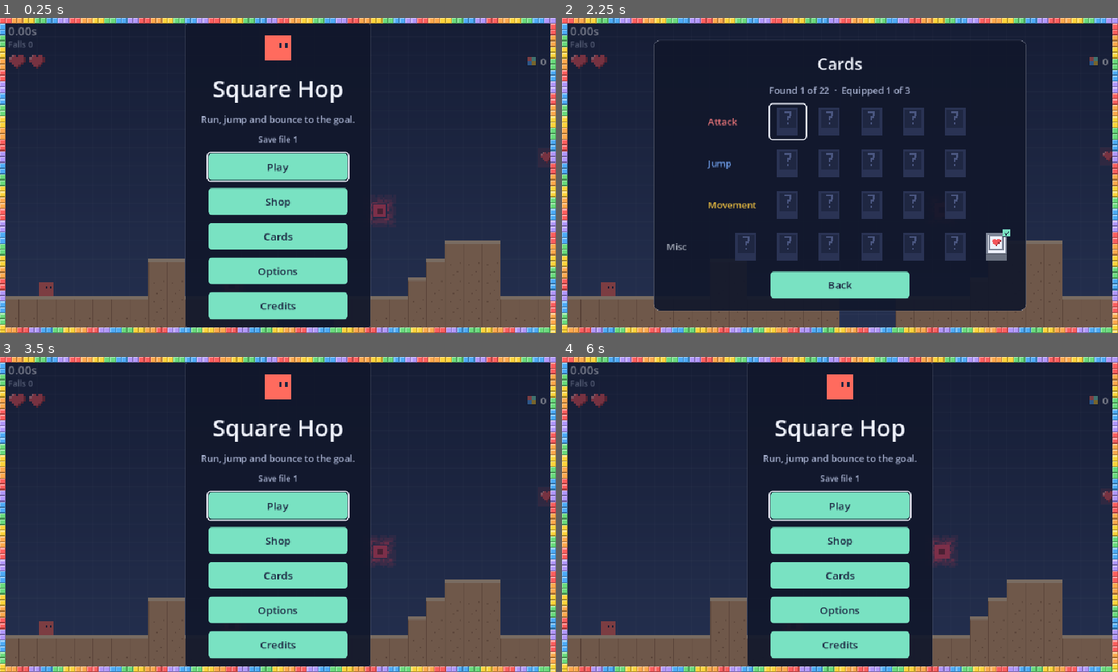
Above: before the commit, frames 1-4 (two rows, left to right).
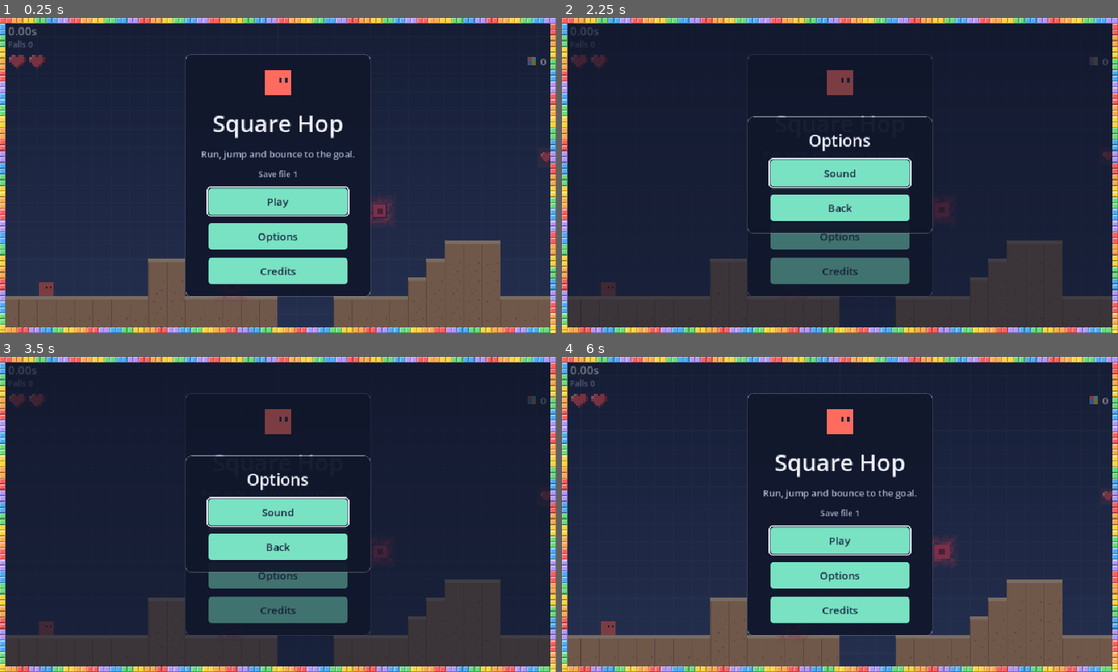
Above: after the commit, the same moments.

Repository: Wut-Lab/Gdtest
Game: Godot game, scene res://scenes/main.tscn
Two runs of this game, one before a commit and one after it. Both use one fixed random seed, a clock stepped at 60 frames per second and the inputs below.
Inputs (mouse positions are in pixels of both pictures, inside the frame that each line leads up to):
- Up to frame 1 (0.25 s): no input
- Up to frame 2 (2.25 s): click (840, 200) at 0.5 s, where only the run before the commit has a clickable "Shop"; click "Back" at 1.25 s; click (840, 235) at 2 s, where only the run before the commit has a clickable "Cards"
- Up to frame 3 (3.5 s): click "Back" (after the commit: "Credits") at 2.75 s
- Up to frame 4 (6 s): click "Credits" at 3.5 s; click "Back" at 4.25 s; click "Play" at 5 s; click "Back" at 5.75 s

The runs differ from the first frame. In frame 1, 8.9% of the frame differs, in the area x 33-67%, y 1-99%; in frame 2, 26%, in the area x 1-99%, y 2-99%; in frame 3, 23%; in frame 4, 8.9%.

Commit message:
Add Square Hub Town: walk to the Dungeon, Shop and Card Hall; main menu is now Play, Options, Credits
Co-Authored-By: Claude Opus 5.5 <noreply@anthropic.com>
Claude-Session: https://claude.ai/code/session_013BExeNvw9cRKcGMw9Cx8kr

Diff:
--- a/scripts/hud.gd
+++ b/scripts/hud.gd
@@ -9,6 +9,10 @@
 signal random_level_requested(seed_value: int)
 signal pause_requested
 signal player_color_changed(color: Color)
+## Town: go back to town (from the dungeon gate, a win or running out of hearts).
+signal town_requested
+## Town: the Enter button by a building's door.
+signal enter_pressed
 
 @onready var time_label: Label = %TimeLabel
 @onready var falls_label: Label = %FallsLabel
@@ -23,6 +27,7 @@
 @onready var seed_label: Label = %SeedLabel
 @onready var cards_label: Label = %CardsLabel
 var pixel_counter: PixelCounter
+var enter_button: Button
 @onready var out_menu: Control = %OutMenu
 @onready var out_label: Label = %OutLabel
 @onready var retry_button: Button = %RetryButton
@@ -53,6 +58,28 @@
 	pixel_counter.alignment = BoxContainer.ALIGNMENT_END
 	add_child(pixel_counter)
 	move_child(pixel_counter, 0)   # under the menus
+	# Town: an Enter button that shows up while standing at a building's door.
+	enter_button = Button.new()
+	enter_button.set_anchors_and_offsets_preset(Control.PRESET_CENTER_TOP)
+	enter_button.offset_left = -130.0
+	enter_button.offset_right = 130.0
+	enter_button.offset_top = 64.0
+	enter_button.offset_bottom = 112.0
+	enter_button.focus_mode = Control.FOCUS_NONE
+	enter_button.hide()
+	enter_button.pressed.connect(enter_pressed.emit)
+	$Root.add_child(enter_button)
+	$Root.move_child(enter_button, pixel_counter.get_index() + 1)
+	# The start screen is now the dungeon gate, reached from town.
+	start_menu.get_node("Panel/Box/Title").text = "The Dungeon"
+	play_button.text = "Training level"
+	for menu in [start_menu, win_menu, out_menu]:
+		var town := Button.new()
+		town.text = "Back to Town"
+		town.custom_minimum_size = Vector2(200, 44)
+		town.size_flags_horizontal = Control.SIZE_SHRINK_CENTER
+		town.pressed.connect(town_requested.emit)
+		menu.get_node("Panel/Box").add_child(town)
 	play_button.pressed.connect(main_level_requested.emit)
 	random_button.pressed.connect(func() -> void:
 		random_level_requested.emit(seed_edit.text.strip_edges().to_int()))
@@ -82,6 +109,22 @@
 	color_wheel.value = brightness.value
 	color_preview.color = c
 	player_color_changed.emit(c)
+
+
+## Town hides the run's timer, falls, hearts and seed.
+func set_town_mode(on: bool) -> void:
+	for n in [time_label, falls_label, hearts_display]:
+		n.visible = not on
+	if on:
+		seed_label.hide()
+		cards_label.hide()
+	enter_button.hide()
+
+
+## Shows the Enter button for a building ("" hides it).
+func show_enter(place: String) -> void:
+	enter_button.text = "Enter %s" % place
+	enter_button.visible = place != ""
 
 
 ## The title screen, with the player's square in their color.
--- a/scripts/level.gd
+++ b/scripts/level.gd
@@ -16,6 +16,7 @@
 ##   C  treasure chest (a card or some pixels, once per save file)
 ##   T  wide moving platform with spikes on top (3 tiles wide, centered on its cell)
 ##   B  wide moving platform with spikes underneath (ride on top)
+##   !  town: dungeon gate     $  town: shop     &  town: card hall
 
 signal goal_reached
 signal heart_collected
@@ -25,6 +26,8 @@
 signal player_hurt(push: Vector2)
 ## A breakable obstacle or enemy was destroyed: kind is "spike" or "bad_block".
 signal obstacle_broken(pos: Vector2, kind: String)
+## The player walked up to (or away from) a town building's door.
+signal door_near(kind: String, near: bool)
 
 const T := 32
 const ATLAS_GROUND_TOP := Vector2i(0, 0)
@@ -45,6 +48,7 @@
 var _obstacles: Node2D
 var _chests: Node2D
 var _pixels: Node2D
+var _doors: Node2D
 ## Main sets this: whether a heart can be picked up right now (false at full health).
 var heart_check := Callable()
 
@@ -77,6 +81,10 @@
 	_pixels = Node2D.new()
 	_pixels.name = "Pixels"
 	add_child(_pixels)
+	_doors = Node2D.new()
+	_doors.name = "Doors"
+	add_child(_doors)
+	move_child(_doors, 0)   # buildings behind everything else
 	if map_file != "":
 		load_map_text(FileAccess.get_file_as_string(map_file))
 	else:
@@ -98,6 +106,7 @@
 	var vspikes: Array[Vector2i] = []
 	var platforms := {}   # cell -> spikes on top?
 	var bad_blocks: Array[Vector2i] = []
+	var doors := {}   # cell -> door character
 	var lines := text.replace("\r", "").split("\n")
 	for y in lines.size():
 		var line: String = lines[y]
@@ -124,6 +133,8 @@
 					vspikes.append(Vector2i(x, y))
 				"e":
 					bad_blocks.append(Vector2i(x, y))
+				"!", "$", "&":
+					doors[Vector2i(x, y)] = ch
 				"T", "B":
 					platforms[Vector2i(x, y)] = ch == "T"
 				"1", "2", "3":
@@ -144,6 +155,7 @@
 		goal.hide()
 		goal.set_deferred("monitoring", false)
 	_place_teleporters(pads)
+	_place_doors(doors)
 	_place_chests(chests)
 	_place_pixels(pixel_cells)
 	_place_hearts(hearts, cards)
@@ -239,6 +251,19 @@
 		_chests.add_child(c)
 
 
+## Town buildings stand on the floor of their cell.
+func _place_doors(doors: Dictionary) -> void:
+	for child in _doors.get_children():
+		_doors.remove_child(child)
+		child.queue_free()
+	for cell in doors:
+		var d := TownDoor.new()
+		d.kind = TownDoor.KINDS[doors[cell]]
+		d.position = Vector2(cell.x * T + T / 2.0, (cell.y + 1) * T)
+		d.near_changed.connect(func(door: TownDoor, near: bool) -> void: door_near.emit(door.kind, near))
+		_doors.add_child(d)
+
+
 func _place_pixels(cells: Array[Vector2i]) -> void:
 	for child in _pixels.get_children():
 		_pixels.remove_child(child)
@@ -252,6 +277,10 @@
 
 func get_pixels() -> Array[Node]:
 	return _pixels.get_children()
+
+
+func get_doors() -> Array[Node]:
+	return _doors.get_children()
 
 
 func get_chests() -> Array[Node]:
--- a/scripts/main.gd
+++ b/scripts/main.gd
@@ -3,7 +3,10 @@
 ## You start with 2 hearts (3 with the Heart Box card); each fall or spike hit costs one, and losing the last ends the run.
 ## In a web build it also lets the page send a level in (used by the level editor).
 
-enum State { READY, PLAY, WON, OUT }
+## TOWN: walking around Square Hub Town. MENU: inside a town building (shop, cards, dungeon gate).
+enum State { READY, PLAY, WON, OUT, TOWN, MENU }
+
+const TOWN_MAP := "res://levels/town.txt"
 
 const SETTINGS_PATH := "user://settings.cfg"
 const START_HEARTS := 2
@@ -25,6 +28,8 @@
 ## Names the level for the save file's opened-chest list: "main", "seed123" or "custom".
 var _level_key := "main"
 var player: Player
+## The town building the player is standing at ("" = none).
+var _near_door := ""
 
 var _js_load_level: JavaScriptObject
 
@@ -49,6 +54,10 @@
 	level.obstacle_broken.connect(_on_obstacle_broken)
 	level.pixel_collected.connect(_on_pixel_collected)
 	level.player_hurt.connect(_on_player_hurt)
+	level.door_near.connect(_on_door_near)
+	hud.enter_pressed.connect(_enter_door)
+	hud.town_requested.connect(enter_town.bind("dungeon"))
+	hud.main_menu.closed.connect(_leave_building)
 	hud.play_requested.connect(new_run)
 	hud.main_level_requested.connect(play_main_level)
 	hud.random_level_requested.connect(play_random_level)
@@ -66,7 +75,7 @@
 	hud.set_hearts(hearts, _start_hearts())
 	hud.show_main_menu(player.color)
 	$TouchControls.hide()   # touch controls only while playing, so menus get the whole screen
-	hud.main_menu.play_pressed.connect(hud.show_start)
+	hud.main_menu.play_pressed.connect(enter_town)
 	hud.main_menu.options_pressed.connect(hud.pause_menu.open_options)
 	get_viewport().size_changed.connect(_on_screen_changed)
 	_on_screen_changed()
@@ -159,7 +168,79 @@
 	load_level_text(LevelGen.generate(seed_value))
 
 
+## Square Hub Town: walk around and go into its buildings. Coming back from the dungeon puts
+## you at its gate.
+func enter_town(at_door := "") -> void:
+	state = State.TOWN
+	seed_value = 0
+	_level_key = "town"
+	_near_door = ""
+	hud.set_seed(0)
+	level.load_map_text(FileAccess.get_file_as_string(TOWN_MAP))
+	_sync_chests()
+	_fit_to_level()
+	get_tree().paused = false
+	hud.tuning_panel.hide()
+	var spot := level.start.position
+	for d in level.get_doors():
+		if d.kind == at_door:
+			spot = d.position + Vector2(0, -12)
+	player.reset_to(spot)
+	player.active = true
+	player.abilities.assign(CardCollection.equipped)
+	hearts = _start_hearts()
+	_show_abilities()
+	hud.set_pixels(CardCollection.pixels)
+	hud.hide_menus()
+	hud.set_town_mode(true)
+	hud.pause_menu.set_quit_text("Main Menu")
+	$TouchControls.show()
+	hud.pause_button.show()
+	if at_door == "":
+		hud.banner("Square Hub Town")
+
+
+func _on_door_near(kind: String, near: bool) -> void:
+	if near:
+		_near_door = kind
+	elif _near_door == kind:
+		_near_door = ""
+	hud.show_enter(TownDoor.NAMES[_near_door] if _near_door != "" and state == State.TOWN else "")
+
+
+## Go into the building you're standing at.
+func _enter_door() -> void:
+	if state != State.TOWN or _near_door == "" or get_tree().paused:
+		return
+	state = State.MENU
+	player.active = false
+	player.velocity = Vector2.ZERO
+	$TouchControls.hide()
+	hud.pause_button.hide()
+	hud.show_enter("")
+	match _near_door:
+		"dungeon": hud.show_start()
+		"shop": hud.main_menu.open_page("Shop")
+		"cards": hud.main_menu.open_page("Cards")
+
+
+## Back out of a shop or card hall visit.
+func _leave_building() -> void:
+	if state != State.MENU:
+		return
+	state = State.TOWN
+	player.active = true
+	player.abilities.assign(CardCollection.equipped)   # equips may have changed
+	_show_abilities()
+	hud.set_pixels(CardCollection.pixels)
+	$TouchControls.show()
+	hud.pause_button.show()
+	hud.show_enter(TownDoor.NAMES[_near_door] if _near_door != "" else "")
+
+
 func new_run() -> void:
+	hud.set_town_mode(false)
+	hud.pause_menu.set_quit_text("Back to Town")
 	player.reset_to(level.start.position)
 	player.active = true
 	run_time = 0.0
@@ -184,7 +265,7 @@
 
 ## Pause the game and open the pause menu (Pause button, Esc or P).
 func pause() -> void:
-	if state != State.PLAY or get_tree().paused:
+	if state not in [State.PLAY, State.TOWN] or get_tree().paused:
 		return
 	get_tree().paused = true
 	hud.pause_button.hide()
@@ -197,31 +278,39 @@
 func resume() -> void:
 	hud.pause_menu.hide()
 	get_tree().paused = false
+	if state == State.TOWN:
+		player.abilities.assign(CardCollection.equipped)   # in town, equips can change from Pause > Cards
+		_show_abilities()
 	hud.pause_button.show()
 	hud.tune_button.show()
 	$TouchControls.show()
 	get_viewport().gui_release_focus()
 
 
-## Leave the run and go back to the start screen.
+## Pause menu's quit: from the dungeon back to town, from town to the main menu.
 func go_to_start() -> void:
 	resume()
+	if state != State.TOWN:
+		enter_town("dungeon")
+		return
 	state = State.READY
 	player.active = false
 	player.reset_to(level.start.position)
 	hud.pause_button.hide()
+	hud.show_enter("")
 	hud.show_main_menu(player.color)
 	$TouchControls.hide()   # touch controls only while playing, so menus get the whole screen
 
 
 func _unhandled_input(event: InputEvent) -> void:
-	if event.is_action_pressed("pause") and state == State.PLAY and not get_tree().paused:
+	if event.is_action_pressed("pause") and state in [State.PLAY, State.TOWN] and not get_tree().paused:
 		pause()
-	elif event.is_action_pressed("restart") and not get_tree().paused:
+	elif event.is_action_pressed("restart") and state in [State.PLAY, State.WON, State.OUT] \
+			and not get_tree().paused:
 		new_run()
-	elif state == State.READY and (event.is_action_pressed("move_left")
-			or event.is_action_pressed("move_right") or event.is_action_pressed("jump")):
-		new_run()
+	elif state == State.TOWN and (event.is_action_pressed("ui_up")
+			or (event is InputEventKey and event.pressed and event.keycode == KEY_E)):
+		_enter_door()
 
 
 func _process(delta: float) -> void:
--- a/scripts/main_menu.gd
+++ b/scripts/main_menu.gd
@@ -1,7 +1,8 @@
 class_name MainMenu
 extends Control
 ## The title screen, shown when the game starts and after leaving a run.
-##   Main:    the player, the game's name, the save file in use, Play, Cards, Options, Credits
+##   Main:    the player, the game's name, the save file in use, Play, Options, Credits
+## Shop and Cards are opened from their buildings in town (open_page).
 ##   Files:   3 save files to pick from (each has its own cards); Delete starts one over,
 ##            after an "Are you sure?" check
 ##   Cards:   the card collection: every card by type, locked ones as silhouettes
@@ -13,6 +14,8 @@
 
 signal play_pressed
 signal options_pressed
+## A Shop or Cards visit from town is over.
+signal closed
 
 const BUTTON_SIZE := Vector2(240, 44)
 const DIM := Color("a9b3d1")
@@ -26,6 +29,8 @@
 var _big_text: Label
 var _equip: Button
 var _shown := ""
+## Opened from a town building: Back leaves the menu instead of going to the Main page.
+var _town := false
 var _file_label: Label
 var _file_buttons: Array[Button] = []
 var _erase_buttons: Array[Button] = []
@@ -76,8 +81,6 @@
 	_file_label.add_theme_color_override("font_color", DIM)
 	main.add_child(_file_label)
 	_button(main, "Play", func() -> void: _open_files())
-	_button(main, "Shop", func() -> void: _open_shop())
-	_button(main, "Cards", func() -> void: _open_collection())
 	_button(main, "Options", func() -> void: options_pressed.emit())
 	_button(main, "Credits", func() -> void: _show("Credits"))
 
@@ -139,7 +142,7 @@
 			row.add_child(b)
 			_icons[a] = icon
 		cards.add_child(row)
-	_button(cards, "Back", func() -> void: _show("Main"))
+	_button(cards, "Back", _back_out)
 
 	var card := _page("Card")
 	_big = CardIcon.new()
@@ -191,7 +194,7 @@
 		_shop_slots.append(b)
 		_shop_icons.append(icon)
 		_shop_prices.append(price)
-	_button(shop, "Back", func() -> void: _show("Main"))
+	_button(shop, "Back", _back_out)
 
 	var buy := _page("Buy")
 	_buy_big = CardIcon.new()
@@ -248,6 +251,7 @@
 
 
 func open(player_color := Color("ff6b5e")) -> void:
+	_town = false
 	_square.color = player_color
 	CardCollection.setup()
 	_update_main_label()
@@ -264,8 +268,30 @@
 	elif _pages["Buy"].visible:
 		get_viewport().set_input_as_handled()
 		_open_shop()
-	elif _pages["Shop"].visible or _pages["Credits"].visible or _pages["Cards"].visible or _pages["Files"].visible:
+	elif _pages["Shop"].visible or _pages["Cards"].visible:
 		get_viewport().set_input_as_handled()
+		_back_out()
+	elif _pages["Credits"].visible or _pages["Cards"].visible or _pages["Files"].visible:
+		get_viewport().set_input_as_handled()
+		_show("Main")
+
+
+## Opens the Shop or Cards page from its town building.
+func open_page(page_name: String) -> void:
+	CardCollection.setup()
+	_town = true
+	show()
+	if page_name == "Shop":
+		_open_shop()
+	else:
+		_open_collection()
+
+
+func _back_out() -> void:
+	if _town:
+		hide()
+		closed.emit()
+	else:
 		_show("Main")
 
 
--- a/scripts/pause_menu.gd
+++ b/scripts/pause_menu.gd
@@ -26,6 +26,7 @@
 var _preview: AudioStreamPlayer
 var _last_preview := 0
 var _from_main := false
+var _quit: Button
 var _preview_square: PlayerPreview
 var _slots: Array[CardIcon] = []
 var _slot_names: Array[Label] = []
@@ -56,7 +57,7 @@
 	_button(paused, "Continue", func() -> void: continue_pressed.emit())
 	_button(paused, "Cards", func() -> void: _show("Cards"))
 	_button(paused, "Options", func() -> void: _show("Options"))
-	_button(paused, "Back", func() -> void: quit_pressed.emit())
+	_quit = _button(paused, "Back to Town", func() -> void: quit_pressed.emit())
 
 	var cards := _page_box("Cards")
 	_preview_square = PlayerPreview.new()
@@ -139,6 +140,11 @@
 	hide()
 
 
+## The quit button's label: "Back to Town" in the dungeon, "Main Menu" in town.
+func set_quit_text(text: String) -> void:
+	_quit.text = text
+
+
 func open() -> void:
 	_from_main = false
 	_sync()
--- /dev/null
+++ b/scripts/town_door.gd
@@ -0,0 +1,108 @@
+class_name TownDoor
+extends Area2D
+## A building's door in Square Hub Town: stand in front of it and press Enter (Up key or the
+## on-screen button) to go in. ! = the dungeon gate, $ = the shop, & = the card hall.
+## It sits on the floor of its cell; the building is drawn around it, 3 tiles wide.
+
+signal near_changed(door: TownDoor, near: bool)
+
+const KINDS := {"!": "dungeon", "$": "shop", "&": "cards"}
+const NAMES := {"dungeon": "the Dungeon", "shop": "the Shop", "cards": "the Card Hall"}
+const SIGNS := {"dungeon": "DUNGEON", "shop": "SHOP", "cards": "CARDS"}
+const EDGE := Color("1b2440")
+
+var kind := "shop"
+var _t := 0.0
+
+
+func _ready() -> void:
+	var col := CollisionShape2D.new()
+	var shape := RectangleShape2D.new()
+	shape.size = Vector2(40, 40)
+	col.shape = shape
+	col.position = Vector2(0, -20)
+	add_child(col)
+	body_entered.connect(func(b: Node2D) -> void: if b is Player: near_changed.emit(self, true))
+	body_exited.connect(func(b: Node2D) -> void: if b is Player: near_changed.emit(self, false))
+
+
+func _process(delta: float) -> void:
+	_t += delta
+	queue_redraw()
+
+
+func _draw() -> void:
+	match kind:
+		"dungeon": _draw_dungeon()
+		"shop": _draw_shop()
+		"cards": _draw_cards()
+	var font := ThemeDB.fallback_font
+	var text: String = SIGNS[kind]
+	var w := font.get_string_size(text, HORIZONTAL_ALIGNMENT_LEFT, -1, 12).x
+	draw_string(font, Vector2(-w / 2.0, -98), text, HORIZONTAL_ALIGNMENT_LEFT, -1, 12, Color("eef1fa"))
+
+
+## A stone gatehouse with a dark arch and two flickering torches.
+func _draw_dungeon() -> void:
+	draw_rect(Rect2(-56, -128, 112, 128), EDGE)
+	draw_rect(Rect2(-54, -126, 108, 126), Color("6b7391"))
+	for row in 8:
+		for i in 4:
+			var x := -54.0 + i * 27.0 + (13.0 if row % 2 else 0.0)
+			draw_rect(Rect2(x, -126 + row * 16, 1, 16), Color("4a5070"))
+		draw_rect(Rect2(-54, -126 + row * 16, 108, 1), Color("4a5070"))
+	# Battlements.
+	for i in 4:
+		draw_rect(Rect2(-56 + i * 32, -140, 18, 14), EDGE)
+		draw_rect(Rect2(-54 + i * 32, -138, 14, 12), Color("6b7391"))
+	draw_rect(Rect2(-40, -112, 80, 22), Color("2a3150"))
+	# Arch.
+	draw_rect(Rect2(-22, -64, 44, 64), Color("0b0f1e"))
+	draw_rect(Rect2(-16, -72, 32, 8), Color("0b0f1e"))
+	for tx in [-38.0, 30.0]:
+		draw_rect(Rect2(tx, -52, 8, 14), Color("5a3d22"))
+		var f := 0.75 + sin(_t * 9.0 + tx) * 0.25
+		draw_rect(Rect2(tx - 1, -62 - 4 * f, 10, 10 * f), Color("ff9a3c"))
+		draw_rect(Rect2(tx + 2, -58 - 2 * f, 4, 5 * f), Color("ffe27a"))
+
+
+## A wooden shop with a striped awning and a pixel in the window.
+func _draw_shop() -> void:
+	draw_rect(Rect2(-50, -110, 100, 110), EDGE)
+	draw_rect(Rect2(-48, -108, 96, 108), Color("9c6b3f"))
+	for i in 6:
+		draw_rect(Rect2(-48, -100 + i * 18, 96, 1), Color("6e4626"))
+	draw_rect(Rect2(-40, -114, 80, 22), Color("2a3150"))
+	# Striped awning.
+	for i in 6:
+		draw_rect(Rect2(-54 + i * 18, -84, 18, 14), Color("e5484d") if i % 2 == 0 else Color("eef1fa"))
+	draw_rect(Rect2(-54, -70, 108, 3), EDGE)
+	# Window with a big pixel.
+	draw_rect(Rect2(14, -56, 28, 26), EDGE)
+	draw_rect(Rect2(16, -54, 24, 22), Color("2a3150"))
+	PixelCounter.draw_icon(self, Vector2(21, -50 + sin(_t * 2.0) * 1.5), 7.0)
+	# Door.
+	draw_rect(Rect2(-30, -56, 30, 56), EDGE)
+	draw_rect(Rect2(-28, -54, 26, 54), Color("6e4626"))
+	draw_rect(Rect2(-8, -30, 3, 3), Color("f2c230"))
+
+
+## A tall blue hall with a big card over the door.
+func _draw_cards() -> void:
+	draw_rect(Rect2(-50, -132, 100, 132), EDGE)
+	draw_rect(Rect2(-48, -130, 96, 130), Color("3d5aa8"))
+	for x in [-40.0, 32.0]:
+		draw_rect(Rect2(x, -130, 8, 130), Color("324a8c"))
+	draw_rect(Rect2(-40, -112, 80, 22), Color("2a3150"))
+	# Four card-type colors over the door.
+	var types := ["attack", "jump", "movement", "misc"]
+	for i in 4:
+		var c: Color = AbilityCard.TYPE_COLORS[types[i]]
+		var x := -34.0 + i * 18.0
+		var bob := sin(_t * 2.0 + i) * 1.5
+		draw_rect(Rect2(x, -84 + bob, 14, 18), c)
+		draw_rect(Rect2(x + 2, -82 + bob, 10, 10), Color("eef1fa"))
+	# Door.
+	draw_rect(Rect2(-18, -58, 36, 58), EDGE)
+	draw_rect(Rect2(-16, -56, 32, 56), Color("1f2d5c"))
+	draw_rect(Rect2(-1, -56, 2, 56), EDGE)
Not shown, added: levels/town.txt
Not shown, added: scripts/town_door.gd.uid
Not shown, changed: CLAUDE.md
